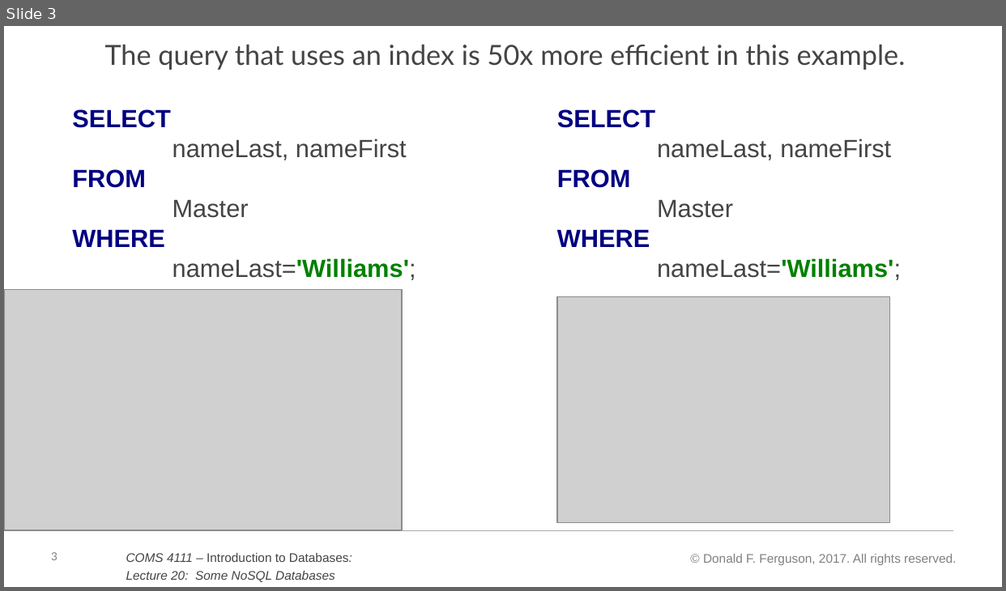
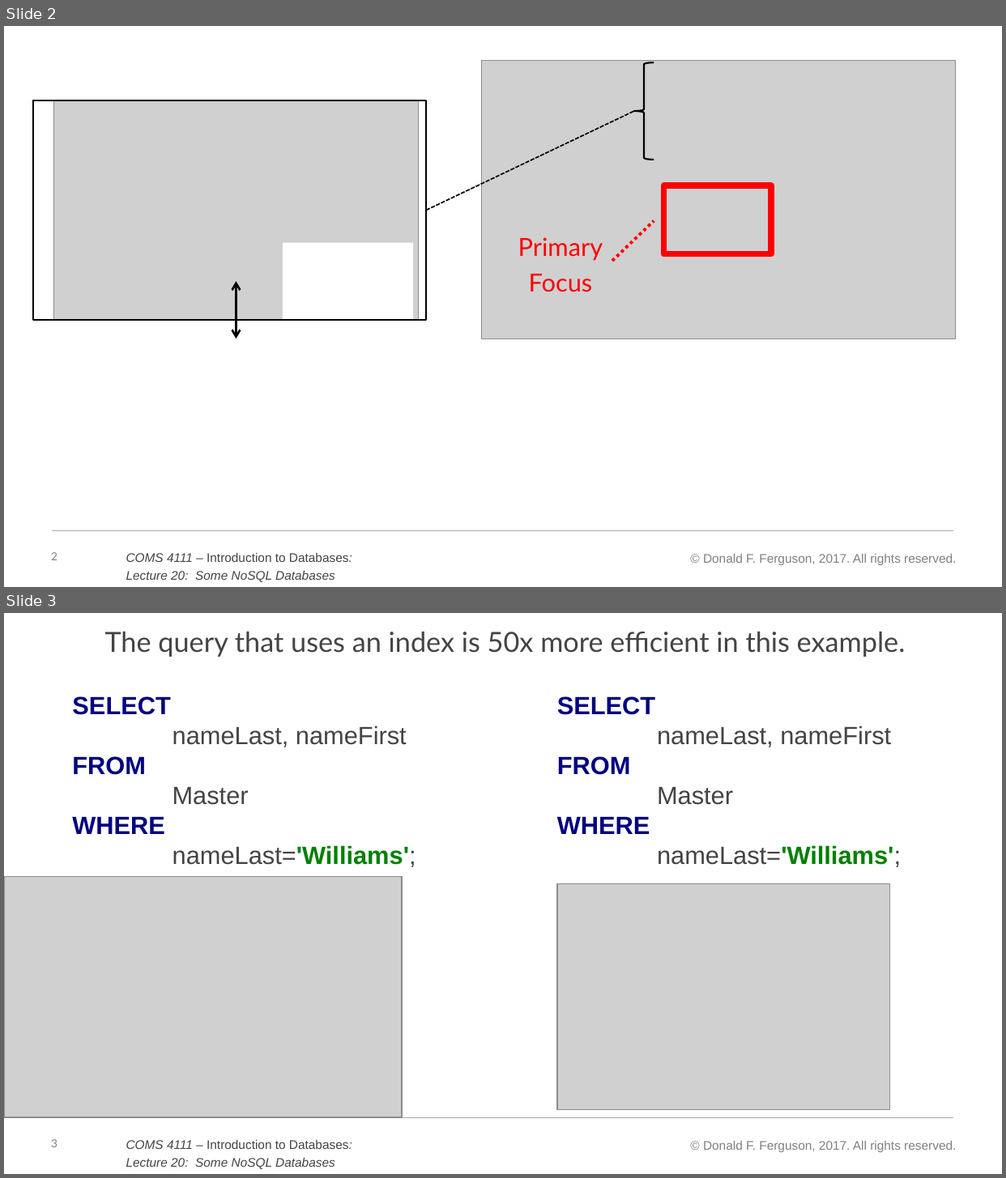
Before and after one commit to zyxdlsz/w4111-Databases, a slide deck: Lectures/generalslides.pptx. Shown one above the other, each under a label of ours: slide 3 before the commit, slides 2 and 3 after it. The pictures are 1006x591 and 1006x1178 pixels, drawn with LibreOffice and Linux fonts; fonts in the diff are those of the drawing; grey boxes stand for pictures. Boxes give left, top, right and bottom in pixels: in the first picture for what was removed or moved away, otherwise in the second. Text is boxed around its words. In the diff, an @@ line names an element or a change of style, - is before the commit and + after.

```diff
--- a/Lectures/generalslides.pptx
+++ b/Lectures/generalslides.pptx
@@ slide 2 added at bbox=[4, 26, 1002, 587], background #FFFFFF; not listed: 4 template elements that a slide beside it also shows @@
@@ picture added at bbox=[481, 61, 955, 339] @@
@@ left brace added at bbox=[633, 63, 654, 160], outline #000000 1.25 pt @@
@@ rectangle added at bbox=[33, 101, 426, 320], outline #000000 1 pt @@
@@ picture added at bbox=[54, 101, 420, 320] @@
@@ line added from (426, 211) to (633, 111), #000000 1 pt dashed @@
@@ rectangle added at bbox=[663, 186, 770, 254], outline #FF0000 4.5 pt @@
@@ rectangle added at bbox=[283, 242, 413, 319], fill #FFFFFF @@
@@ text added at bbox=[518, 237, 603, 292], 18 pt, text #FF0000 @@
+Primary
+Focus
@@ line added from (613, 261) to (654, 220), #FF0000 2.25 pt dashed @@
@@ double arrow added from (236, 281) to (236, 339), #000000 1.5 pt @@
```
Also in this commit, not shown: 1 other slide added, 1 slide removed, 2 other files.
